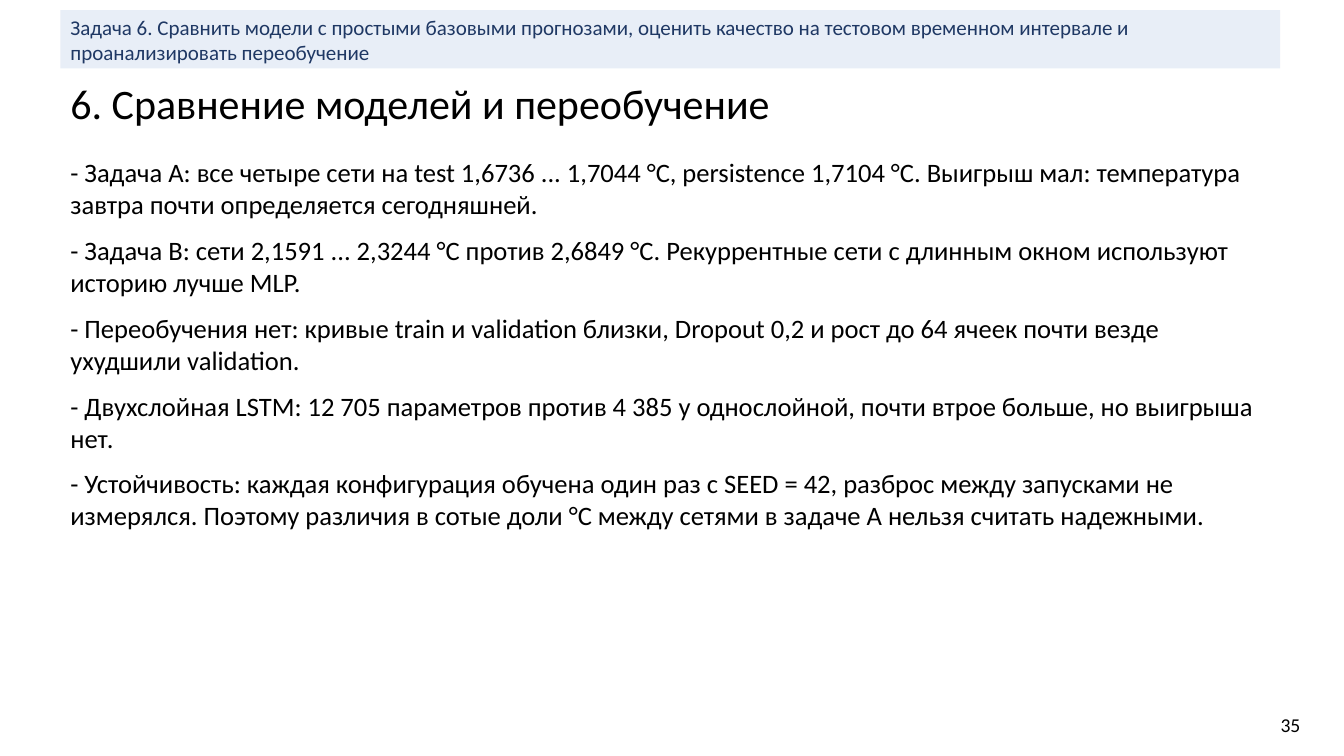
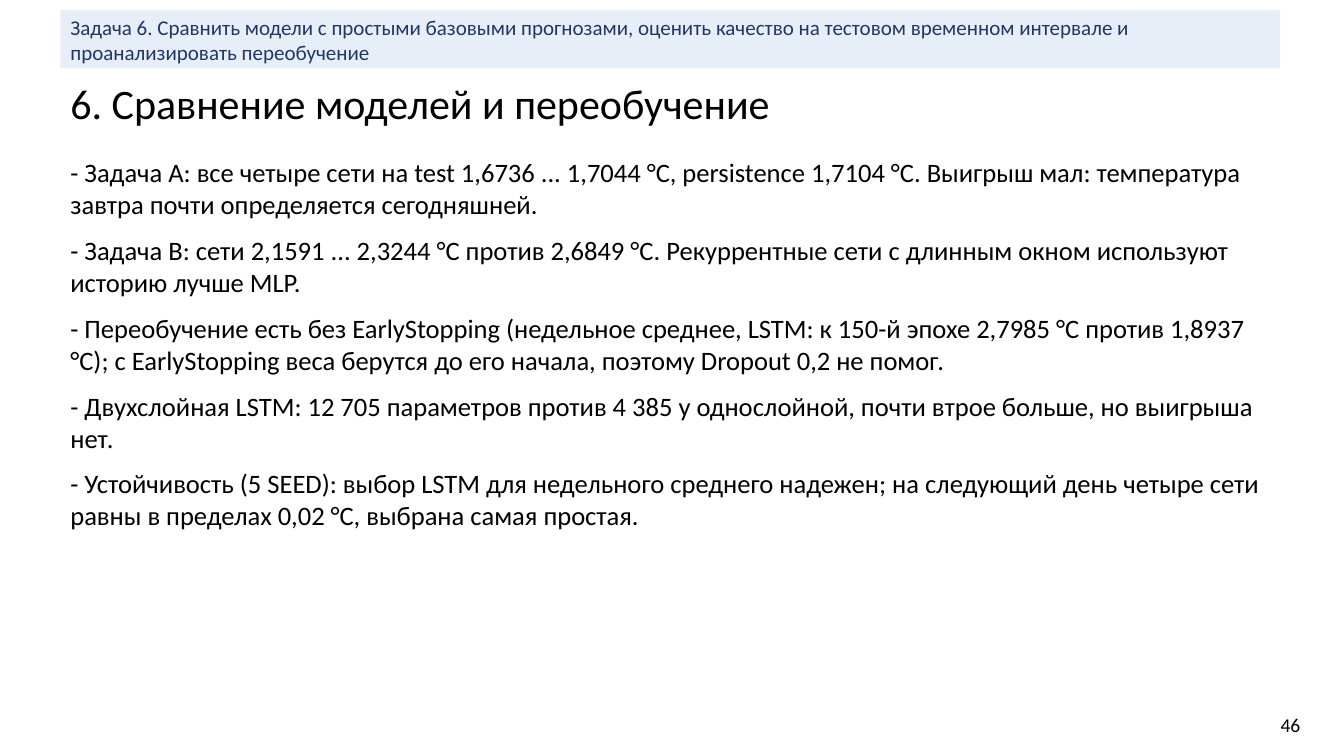
Before and after one commit to bigflyy/nn-uni, a slide deck: slide 46 of labs/lab2/nn-lab-2.pptx (slide 35 before the commit). Drawn at 1344x756 pixels with LibreOffice and Linux fonts; fonts in the diff are those of the drawing. Boxes give left, top, right and bottom in pixels: in the first picture for what was removed or moved away, otherwise in the second. Text is boxed around its words. In the diff, an @@ line names an element or a change of style, - is before the commit and + after.

Commit message:
lab2: charts in °C, no-EarlyStopping and stability experiments, new deck slides

```diff
--- a/labs/lab2/nn-lab-2.pptx
+++ b/labs/lab2/nn-lab-2.pptx
@@ text at box(70, 318, 1244, 375): text changed @@
-- Переобучения нет: кривые train и validation близки, Dropout 0,2 и рост до 64 ячеек почти везде ухудшили validation.
+- Переобучение есть без EarlyStopping (недельное среднее, LSTM: к 150-й эпохе 2,7985 °C против 1,8937 °C); с EarlyStopping веса берутся до его начала, поэтому Dropout 0,2 не помог.
@@ text at box(70, 473, 1259, 530): text changed @@
-- Устойчивость: каждая конфигурация обучена один раз с SEED = 42, разброс между запусками не измерялся. Поэтому различия в сотые доли °C между сетями в задаче A нельзя считать надежными.
+- Устойчивость (5 SEED): выбор LSTM для недельного среднего надежен; на следующий день четыре сети равны в пределах 0,02 °C, выбрана самая простая.
@@ text at box(1281, 718, 1301, 732): text changed @@
-35
+46
```
Also in this commit, not shown: 15 other slides changed, 12 slides added, 38 other files.
